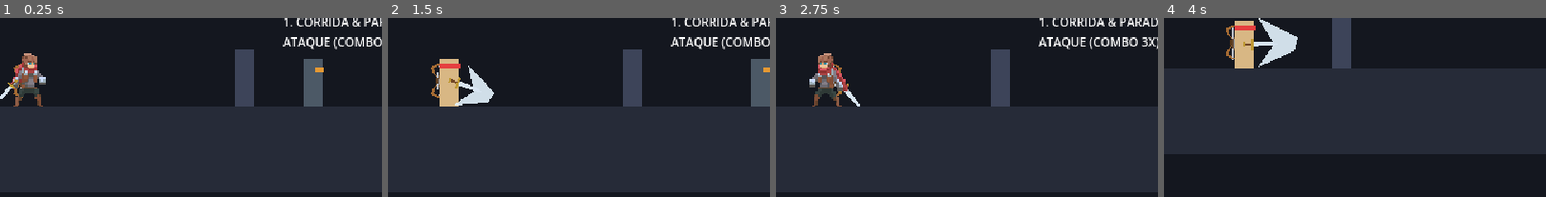
Above: before the commit, frames 1-4 (left to right).
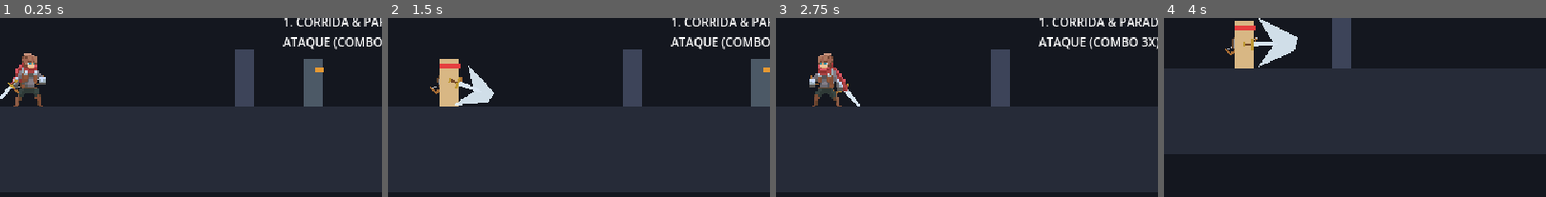
Above: after the commit, the same moments.

Repository: Theadrill/Godot-Roguelike-Prototype
Game: Godot game, scene res://src/world/movement_gym.tscn
Two runs of this game, one before a commit and one after it. Both use one fixed random seed, a clock stepped at 60 frames per second and the inputs below.
Inputs (mouse positions are % of the whole screen's width and height, from its top left):
- Up to frame 1 (0.25 s): no input
- Up to frame 2 (1.5 s): tap A (move_left) at 0.5, 1.25 s; move the mouse to (72, 54) at 0.52 s; press the mouse at (72, 54) at 0.53 s; hold D (move_right) from 0.53 s (still down); tap Space (jump) at 0.77 s; move the mouse to (30, 66) at 1.27 s; release the mouse at (30, 66) at 1.28 s; right-click (30, 66) at 1.35 s; click (30, 66) at 1.42 s
- Up to frame 3 (2.75 s): tap Space (jump) at 1.52 s; tap A (move_left) at 2 s; move the mouse to (60, 33) at 2.02 s; release D (move_right) at 2.03 s; hold A (move_left) from 2.03 s (still down); tap Q (heal) at 2.1 s; click (60, 33) at 2.17 s
- Up to frame 4 (4 s): move the mouse to (45, 84) at 2.77 s; release A (move_left) at 2.78 s; hold D (move_right) from 2.78 s (still down); tap E (interact) at 2.85 s; click (45, 84) at 2.92 s; tap Space (jump) at 3.02, 3.77 s; tap A (move_left) at 3.5 s; move the mouse to (80, 78) at 3.52 s; hold Keypad 2 (look_down) from 3.53 s (still down); click (80, 78) at 3.67 s
The pictures show only the part of the screen within x 46-96%, y 42-92%; the shares and areas given below are measured in that part.

The runs differ from the first frame. In frame 1, less than 0.1% of the frame differs, in the area x 3-12%, y 25-45%; in frame 2, 0.2%; in frame 3, 0.1%; in frame 4, 0.2%, in the area x 16-25%, y 4-24%.

Commit message:
fix(equipment): align bow back offset and rotation with calibrator and add weapon back tuning mode

Diff:
--- a/src/entities/equipment/bows/weapon_bow_base.tres
+++ b/src/entities/equipment/bows/weapon_bow_base.tres
@@ -27,6 +27,6 @@
 visual_scene = ExtResource("2_visual")
 visual_offset = Vector2(-4, 2)
 visual_rotation_degrees = 125.0
-back_offset = Vector2(4, -5)
-back_rotation_degrees = -65.0
+back_offset = Vector2(0, 0)
+back_rotation_degrees = -175.0
 socket_profile = "bow"
--- a/src/tools/weapon_socket_calibrator.gd
+++ b/src/tools/weapon_socket_calibrator.gd
@@ -4,7 +4,7 @@
 
 ## Ferramenta visual de calibração de sockets de armas e itens nas costas na Viewport 2D do Godot.
 ## Permite selecionar a arma, a animação e o frame, ver os sprites na tela 2D
-## e arrastar a arma ou o socket das costas diretamente com o mouse, gravando no arquivo correspondente (.tres).
+## e calibrar tanto a arma na mão, o movimento do tronco nas costas, quanto o ângulo/offset da arma guardada nas costas.
 
 const VISUAL_SCENES: Dictionary = {
 	"sword": "res://src/entities/equipment/swords/sword_visual.tscn",
@@ -21,19 +21,19 @@
 	"crossbow_2": "res://src/entities/equipment/crossbows/crossbow_visual.tscn",
 }
 
-const DEFAULT_BACK_ROTATIONS: Dictionary = {
-	"sword": 225.0,
-	"sword_2": 225.0,
-	"dagger": 225.0,
-	"dagger_2": 225.0,
-	"hammer": 25.0,
-	"hammer_2": 25.0,
-	"staff": 225.0,
-	"staff_2": 225.0,
-	"bow": -65.0,
-	"bow_2": -65.0,
-	"crossbow": 0.0,
-	"crossbow_2": 0.0,
+const WEAPON_DATA_PATHS: Dictionary = {
+	"sword": "res://src/entities/equipment/swords/weapon_sword_base.tres",
+	"sword_2": "res://src/entities/equipment/swords/weapon_sword_base.tres",
+	"dagger": "res://src/entities/equipment/daggers/weapon_dagger_base.tres",
+	"dagger_2": "res://src/entities/equipment/daggers/weapon_dagger_base.tres",
+	"hammer": "res://src/entities/equipment/hammers/weapon_hammer_base.tres",
+	"hammer_2": "res://src/entities/equipment/hammers/weapon_hammer_base.tres",
+	"staff": "res://src/entities/equipment/staffs/weapon_staff_base.tres",
+	"staff_2": "res://src/entities/equipment/staffs/weapon_staff_base.tres",
+	"bow": "res://src/entities/equipment/bows/weapon_bow_base.tres",
+	"bow_2": "res://src/entities/equipment/bows/weapon_bow_base.tres",
+	"crossbow": "res://src/entities/equipment/crossbows/weapon_crossbow_base.tres",
+	"crossbow_2": "res://src/entities/equipment/crossbows/weapon_crossbow_base.tres",
 }
 
 const ANIMATION_FRAME_COUNTS: Dictionary = {
@@ -49,11 +49,11 @@
 }
 
 @export_group("1. Alvo de Calibração")
-## Escolha qual socket deseja calibrar e arrastar:
-## - Mão Principal: Ajusta a posição e rotação da arma empunhada na mão (salva no .tres da arma).
-## - Arma nas Costas: Ajusta o socket do tronco que segura a arma de reserva (salva no back_socket.tres).
-## - Escudo nas Costas: Ajusta o socket do tronco que segura o escudo (salva no back_socket.tres).
-@export_enum("Mão Principal (MainHandSocket)", "Arma nas Costas (BackSocketWeapon)", "Escudo nas Costas (BackSocketShield)") var target_socket: String = "Mão Principal (MainHandSocket)":
+## Escolha o que você deseja calibrar:
+## - Mão Principal: Ancoragem frame a frame da arma na mão (salva no .tres da arma).
+## - Tronco nas Costas: Posição frame a frame do tronco do aventureiro (salva no back_socket.tres).
+## - Ajuste da Arma nas Costas: Ângulo e offset da arma de reserva guardada nas costas (salva no weapon_<arma>_base.tres).
+@export_enum("Mão Principal (MainHandSocket)", "Tronco nas Costas (BackSocket - Frame a Frame)", "Ajuste da Arma nas Costas (Ângulo & Offset)") var target_socket: String = "Mão Principal (MainHandSocket)":
 	set(value):
 		target_socket = value
 		_on_configuration_changed()
@@ -78,12 +78,13 @@
 		current_frame = clampi(value, 0, max_f)
 		_on_frame_changed()
 
-@export_group("3. Modelos de Referência nas Costas")
-## Arma que deve aparecer guardada nas costas para referência visual.
+@export_group("3. Arma e Escudo nas Costas")
+## Arma exibida guardada nas costas (secundária).
 @export_enum("none", "bow", "sword", "dagger", "hammer", "staff", "crossbow") var back_weapon_preview: String = "bow":
 	set(value):
 		back_weapon_preview = value
 		_update_back_visuals()
+		_on_frame_changed()
 
 ## Exibir ou ocultar o escudo nas costas como modelo de referência.
 @export var show_shield_on_back: bool = true:
@@ -91,36 +92,28 @@
 		show_shield_on_back = value
 		_update_back_visuals()
 
-@export_group("4. Ajustes do Frame Atual")
-## Posição do socket no frame atual. Você pode editar aqui OU arrastar o Marker2D correspondente na Viewport 2D com o mouse!
+@export_group("4. Ajustes do Alvo Selecionado")
+## Posição ou offset do alvo atual.
 @export var socket_position: Vector2 = Vector2.ZERO:
 	set(value):
 		socket_position = value
-		var target_node := _get_active_socket_node()
-		if target_node and target_node.position != value:
-			target_node.position = value
-
-## Rotação do socket em graus no frame atual.
+		_apply_position_to_target(value)
+
+## Rotação em graus do alvo atual.
 @export_range(-360.0, 360.0, 0.5, "suffix:°") var socket_rotation: float = 0.0:
 	set(value):
 		socket_rotation = value
-		var target_node := _get_active_socket_node()
-		if target_node and not is_equal_approx(target_node.rotation_degrees, value):
-			target_node.rotation_degrees = value
-
-## Visibilidade do item neste frame (true = visível, false = oculto).
+		_apply_rotation_to_target(value)
+
+## Visibilidade do item na mão neste frame.
 @export var item_visible_in_frame: bool = true:
 	set(value):
 		item_visible_in_frame = value
-		if target_socket == "Mão Principal (MainHandSocket)" and _weapon_instance and is_instance_valid(_weapon_instance):
+		if _weapon_instance and is_instance_valid(_weapon_instance):
 			_weapon_instance.visible = value
-		elif target_socket == "Arma nas Costas (BackSocketWeapon)" and _back_weapon_instance and is_instance_valid(_back_weapon_instance):
-			_back_weapon_instance.visible = value
-		elif target_socket == "Escudo nas Costas (BackSocketShield)" and _back_shield_instance and is_instance_valid(_back_shield_instance):
-			_back_shield_instance.visible = value
 
 @export_group("5. Gravação no Arquivo")
-## Clique nesta caixinha para SALVAR a posição e rotação atuais no arquivo .tres correspondente!
+## Clique nesta caixinha para SALVAR no arquivo correspondente!
 @export var SAVE_FRAME_TO_PROFILE: bool = false:
 	set(value):
 		if value:
@@ -137,6 +130,7 @@
 
 var _current_profile_resource: WeaponSocketProfile = null
 var _back_profile_resource: BackSocketProfile = null
+var _secondary_weapon_data: WeaponData = null
 var _weapon_instance: Node2D = null
 var _back_weapon_instance: Node2D = null
 var _back_shield_instance: Node2D = null
@@ -155,21 +149,36 @@
 	if ResourceLoader.exists(back_path):
 		_back_profile_resource = load(back_path) as BackSocketProfile
 
-func _get_active_socket_node() -> Marker2D:
-	if not main_hand_socket:
-		main_hand_socket = get_node_or_null("Visual/MainHandSocket") as Marker2D
-	if not back_socket_weapon:
-		back_socket_weapon = get_node_or_null("Visual/BackSocketWeapon") as Marker2D
-	if not back_socket_shield:
-		back_socket_shield = get_node_or_null("Visual/BackSocketShield") as Marker2D
-
+	var sec_path: String = WEAPON_DATA_PATHS.get(back_weapon_preview, "")
+	if ResourceLoader.exists(sec_path):
+		_secondary_weapon_data = load(sec_path) as WeaponData
+	else:
+		_secondary_weapon_data = null
+
+func _apply_position_to_target(val: Vector2) -> void:
 	if target_socket == "Mão Principal (MainHandSocket)":
-		return main_hand_socket
-	elif target_socket == "Arma nas Costas (BackSocketWeapon)":
-		return back_socket_weapon
-	elif target_socket == "Escudo nas Costas (BackSocketShield)":
-		return back_socket_shield
-	return main_hand_socket
+		if main_hand_socket and main_hand_socket.position != val:
+			main_hand_socket.position = val
+	elif target_socket == "Tronco nas Costas (BackSocket - Frame a Frame)":
+		if back_socket_weapon and back_socket_weapon.position != val:
+			back_socket_weapon.position = val
+		if back_socket_shield:
+			back_socket_shield.position = val + Vector2(-3.0, 0.0)
+	elif target_socket == "Ajuste da Arma nas Costas (Ângulo & Offset)":
+		if _back_weapon_instance and is_instance_valid(_back_weapon_instance) and _back_weapon_instance.position != val:
+			_back_weapon_instance.position = val
+
+func _apply_rotation_to_target(val: float) -> void:
+	if target_socket == "Mão Principal (MainHandSocket)":
+		if main_hand_socket and not is_equal_approx(main_hand_socket.rotation_degrees, val):
+			main_hand_socket.rotation_degrees = val
+	elif target_socket == "Tronco nas Costas (BackSocket - Frame a Frame)":
+		# O socket de tronco do corpo fica com rotação 0
+		if back_socket_weapon:
+			back_socket_weapon.rotation_degrees = 0.0
+	elif target_socket == "Ajuste da Arma nas Costas (Ângulo & Offset)":
+		if _back_weapon_instance and is_instance_valid(_back_weapon_instance) and not is_equal_approx(_back_weapon_instance.rotation_degrees, val):
+			_back_weapon_instance.rotation_degrees = val
 
 func _update_weapon_visual() -> void:
 	var hand := _get_node_safe("Visual/MainHandSocket") as Marker2D
@@ -192,18 +201,25 @@
 	var back_s := _get_node_safe("Visual/BackSocketShield") as Marker2D
 
 	if back_w:
+		back_w.rotation_degrees = 0.0 # No jogo o socket do tronco não gira; quem gira é a arma
 		for c in back_w.get_children():
 			c.queue_free()
 		_back_weapon_instance = null
 
 		if back_weapon_preview != "none":
-			var w_path: String = VISUAL_SCENES.get(back_weapon_preview, "")
-			if ResourceLoader.exists(w_path):
-				var scene := load(w_path) as PackedScene
+			var sec_path: String = WEAPON_DATA_PATHS.get(back_weapon_preview, "")
+			if ResourceLoader.exists(sec_path):
+				_secondary_weapon_data = load(sec_path) as WeaponData
+
+			var scene_path: String = VISUAL_SCENES.get(back_weapon_preview, "")
+			if ResourceLoader.exists(scene_path):
+				var scene := load(scene_path) as PackedScene
 				if scene:
 					_back_weapon_instance = scene.instantiate() as Node2D
 					back_w.add_child(_back_weapon_instance)
-					_back_weapon_instance.rotation_degrees = DEFAULT_BACK_ROTATIONS.get(back_weapon_preview, 0.0)
+					if _secondary_weapon_data:
+						_back_weapon_instance.position = _secondary_weapon_data.back_offset
+						_back_weapon_instance.rotation_degrees = _secondary_weapon_data.back_rotation_degrees
 					_back_weapon_instance.z_index = -2
 
 	if back_s:
@@ -239,7 +255,7 @@
 	if not sprite:
 		return
 
-	# Atualiza o sprite do aventureiro para a pose do frame escolhido
+	# 1. Pose do aventureiro no frame
 	if sprite.sprite_frames and sprite.sprite_frames.has_animation(selected_animation):
 		sprite.animation = selected_animation
 		sprite.frame = current_frame
@@ -248,7 +264,7 @@
 	var back_w := _get_node_safe("Visual/BackSocketWeapon") as Marker2D
 	var back_s := _get_node_safe("Visual/BackSocketShield") as Marker2D
 
-	# 1. Atualiza a mão principal com o profile selecionado
+	# 2. Atualiza a mão principal com o profile selecionado
 	if _current_profile_resource and _current_profile_resource.has_method("get_frame_data"):
 		var data: Dictionary = _current_profile_resource.get_frame_data(selected_animation, current_frame)
 		if hand:
@@ -257,17 +273,18 @@
 		if _weapon_instance and is_instance_valid(_weapon_instance):
 			_weapon_instance.visible = data.get("visible", true)
 
-	# 2. Atualiza os sockets das costas com o back_socket.tres
+	# 3. Atualiza os sockets do tronco com o back_socket.tres
 	var torso_pos := Vector2(-3, -20)
 	if _back_profile_resource and _back_profile_resource.has_method("get_frame_pos"):
 		torso_pos = _back_profile_resource.get_frame_pos(selected_animation, current_frame)
 
 	if back_w:
 		back_w.position = torso_pos
+		back_w.rotation_degrees = 0.0
 	if back_s:
 		back_s.position = torso_pos + Vector2(-3.0, 0.0)
 
-	# 3. Atualiza os inputs do Inspector de acordo com o Target Socket ativo
+	# 4. Atualiza os inputs do Inspector de acordo com o Target Socket ativo
 	if target_socket == "Mão Principal (MainHandSocket)":
 		if hand:
 			socket_position = hand.position
@@ -275,29 +292,40 @@
 			if _weapon_instance and is_instance_valid(_weapon_instance):
 				item_visible_in_frame = _weapon_instance.visible
 		status_message = "Mão Principal: %s [%s - Frame %d]" % [selected_weapon_profile, selected_animation, current_frame]
-	elif target_socket == "Arma nas Costas (BackSocketWeapon)":
+
+	elif target_socket == "Tronco nas Costas (BackSocket - Frame a Frame)":
 		if back_w:
 			socket_position = back_w.position
-			socket_rotation = back_w.rotation_degrees
-			if _back_weapon_instance and is_instance_valid(_back_weapon_instance):
-				item_visible_in_frame = _back_weapon_instance.visible
-		status_message = "Costas (Arma): back_socket.tres [%s - Frame %d]" % [selected_animation, current_frame]
-	elif target_socket == "Escudo nas Costas (BackSocketShield)":
-		if back_s:
-			socket_position = back_s.position
-			socket_rotation = back_s.rotation_degrees
-			if _back_shield_instance and is_instance_valid(_back_shield_instance):
-				item_visible_in_frame = _back_shield_instance.visible
-		status_message = "Costas (Escudo): back_socket.tres [%s - Frame %d]" % [selected_animation, current_frame]
+			socket_rotation = 0.0
+		status_message = "Tronco nas Costas (Global): back_socket.tres [%s - Frame %d]" % [selected_animation, current_frame]
+
+	elif target_socket == "Ajuste da Arma nas Costas (Ângulo & Offset)":
+		if _secondary_weapon_data:
+			socket_position = _secondary_weapon_data.back_offset
+			socket_rotation = _secondary_weapon_data.back_rotation_degrees
+		elif _back_weapon_instance and is_instance_valid(_back_weapon_instance):
+			socket_position = _back_weapon_instance.position
+			socket_rotation = _back_weapon_instance.rotation_degrees
+		status_message = "Arma nas Costas: %s (Offset & Ângulo Base)" % back_weapon_preview
 
 func _process(_delta: float) -> void:
 	if Engine.is_editor_hint():
-		var active_node := _get_active_socket_node()
-		if active_node:
-			if active_node.position != socket_position:
-				socket_position = active_node.position
-			if not is_equal_approx(active_node.rotation_degrees, socket_rotation):
-				socket_rotation = active_node.rotation_degrees
+		if target_socket == "Mão Principal (MainHandSocket)":
+			if main_hand_socket:
+				if main_hand_socket.position != socket_position:
+					socket_position = main_hand_socket.position
+				if not is_equal_approx(main_hand_socket.rotation_degrees, socket_rotation):
+					socket_rotation = main_hand_socket.rotation_degrees
+		elif target_socket == "Tronco nas Costas (BackSocket - Frame a Frame)":
+			if back_socket_weapon:
+				if back_socket_weapon.position != socket_position:
+					socket_position = back_socket_weapon.position
+		elif target_socket == "Ajuste da Arma nas Costas (Ângulo & Offset)":
+			if _back_weapon_instance and is_instance_valid(_back_weapon_instance):
+				if _back_weapon_instance.position != socket_position:
+					socket_position = _back_weapon_instance.position
+				if not is_equal_approx(_back_weapon_instance.rotation_degrees, socket_rotation):
+					socket_rotation = _back_weapon_instance.rotation_degrees
 
 func save_current_frame_data() -> void:
 	_load_resources()
@@ -325,26 +353,38 @@
 		else:
 			status_message = "ERRO ao salvar no arquivo: código %d" % err
 
-	else:
-		# Calibração do socket das costas (back_socket.tres)
+	elif target_socket == "Tronco nas Costas (BackSocket - Frame a Frame)":
 		if not _back_profile_resource:
 			status_message = "ERRO: Perfil back_socket.tres não encontrado!"
 			return
 
 		var pos_prop := "%s_%d_pos" % [selected_animation, current_frame]
-		var saved_pos := socket_position
-		if target_socket == "Escudo nas Costas (BackSocketShield)":
-			# O escudo usa offset relativo de (-3, 0) em relação ao tronco
-			saved_pos = socket_position - Vector2(-3.0, 0.0)
-
-		_back_profile_resource.set(pos_prop, saved_pos)
+		_back_profile_resource.set(pos_prop, socket_position)
 
 		var back_path := "res://src/entities/equipment/socket_profiles/back_socket.tres"
 		var err := ResourceSaver.save(_back_profile_resource, back_path)
 		if err == OK:
 			status_message = "SUCESSO! Tronco salvo em back_socket.tres -> [%s Frame %d] (Pos: %v)" % [
-				selected_animation, current_frame, saved_pos
+				selected_animation, current_frame, socket_position
 			]
 			print(status_message)
 		else:
 			status_message = "ERRO ao salvar back_socket.tres: código %d" % err
+
+	elif target_socket == "Ajuste da Arma nas Costas (Ângulo & Offset)":
+		if not _secondary_weapon_data:
+			status_message = "ERRO: WeaponData da arma %s não encontrado!" % back_weapon_preview
+			return
+
+		_secondary_weapon_data.back_offset = socket_position
+		_secondary_weapon_data.back_rotation_degrees = socket_rotation
+
+		var w_path: String = WEAPON_DATA_PATHS.get(back_weapon_preview, "")
+		var err := ResourceSaver.save(_secondary_weapon_data, w_path)
+		if err == OK:
+			status_message = "SUCESSO! %s salvo -> back_offset: %v, back_rotation: %.1f°" % [
+				back_weapon_preview, socket_position, socket_rotation
+			]
+			print(status_message)
+		else:
+			status_message = "ERRO ao salvar %s: código %d" % [back_weapon_preview, err]
